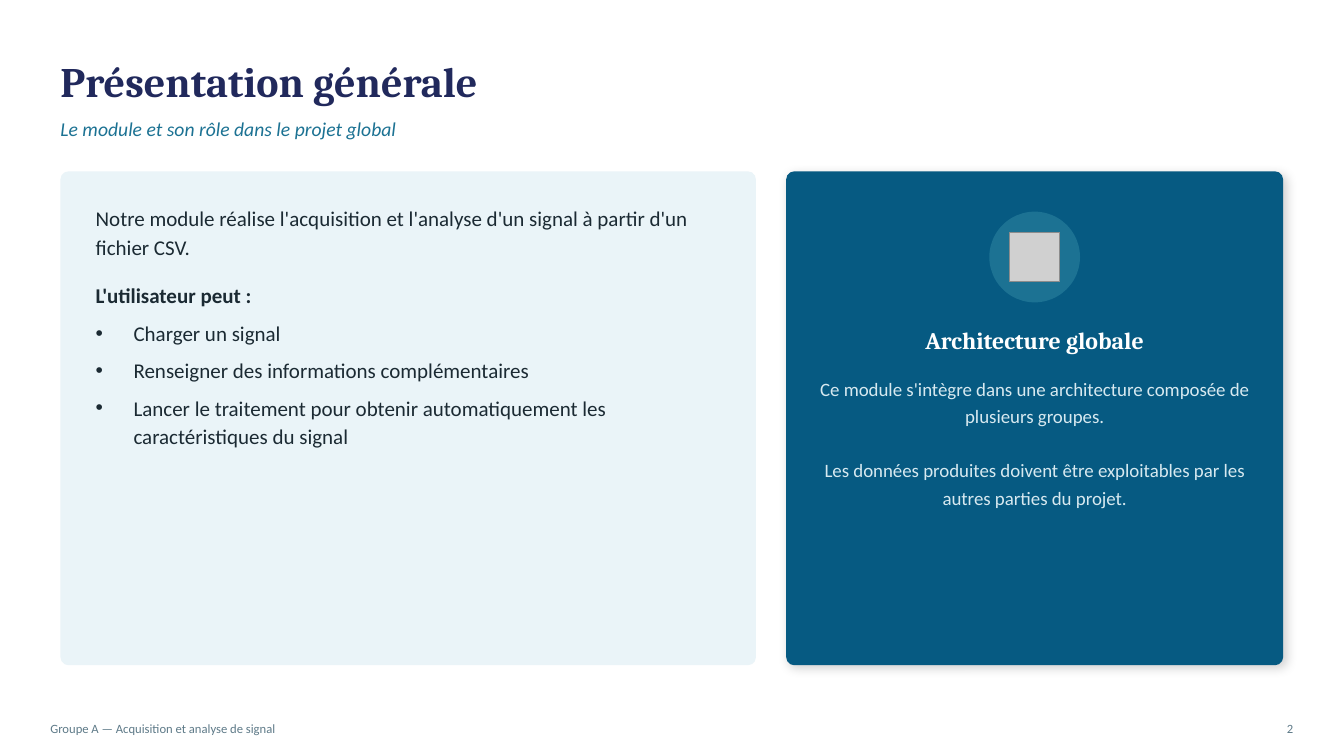
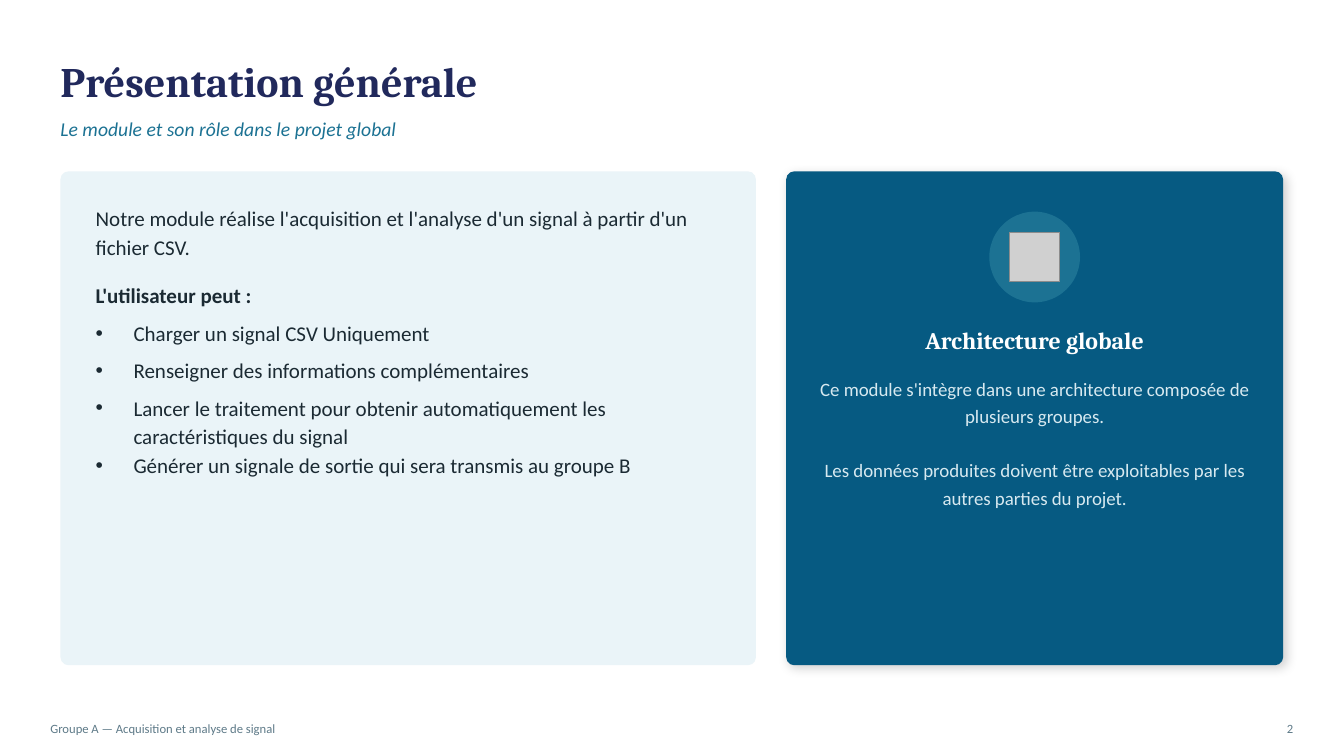
Before and after one commit to ClementBaty/m2_2025-2026, a slide deck: slide 2 of Presentation_Projet_Groupe_A.pptx. Drawn at 1344x756 pixels with LibreOffice and Linux fonts; fonts in the diff are those of the drawing; grey boxes stand for pictures. Boxes give left, top, right and bottom in pixels: in the first picture for what was removed or moved away, otherwise in the second. Text is boxed around its words. In the diff, an @@ line names an element or a change of style, - is before the commit and + after.

```diff
--- a/Presentation_Projet_Groupe_A.pptx
+++ b/Presentation_Projet_Groupe_A.pptx
@@ text at [134,326,430,345]: text changed @@
-• Charger un signal
+• Charger un signal CSV Uniquement
@@ text at [134,458,630,477]: paragraph added @@
+• Générer un signale de sortie qui sera transmis au groupe B
```
Also in this commit, not shown: 3 other slides changed, 1 slide added.
